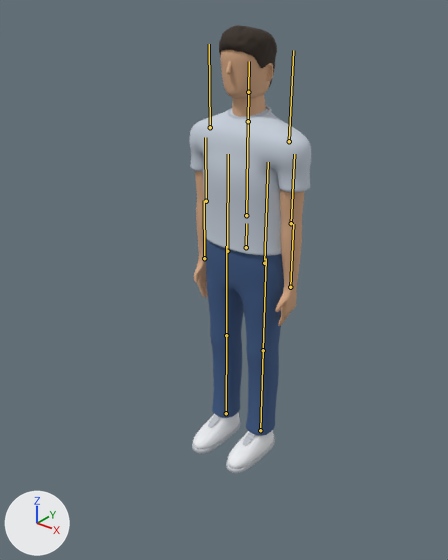
The glTF model public/assets/models/cafe-customer.glb, before and after one commit.
Before and after are seen from a camera (50 mm lens) standing at (1.316, -1.782, 1.853) and looking at (0.058, -0.209, 0.877). The lights are fixed; the arrows at lower left show +X, +Y and +Z. The picture after the commit comes second. The bones that bend it are drawn over the model as lines.

Objects in the first picture: 'MannequinBody'.
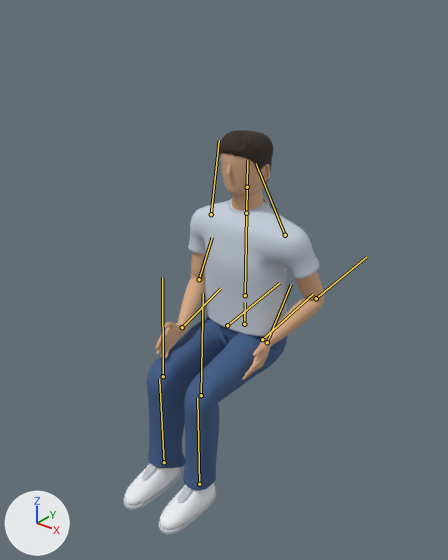
The newer file adds an action. The first version stands in its rest pose; the second is drawn at frame 18 of the action 'PushChair'.

Boxes (x1, y1, x2, y2) around the edits, measured in the pictures (448 x 560 px):
```json
{"object": "MannequinBody", "change": "posed", "before": [190, 25, 311, 473], "after": [123, 130, 325, 535], "on screen": "66% wider, 10% shorter"}
{"bone": "Hips", "before": "(246, 247) to (246, 223)", "after": "(244, 324) to (245, 302)"}
{"bone": "LeftArm", "before": "(210, 127) to (209, 44)", "after": "(211, 214) to (219, 140)"}
{"bone": "LeftForeArm", "before": "(206, 201) to (205, 137)", "after": "(199, 279) to (212, 237)"}
{"bone": "LeftHand", "before": "(204, 258) to (204, 200)", "after": "(182, 327) to (220, 288)"}
{"bone": "RightArm", "before": "(289, 141) to (293, 50)", "after": "(285, 235) to (256, 163)"}
{"bone": "RightForeArm", "before": "(291, 223) to (294, 154)", "after": "(316, 298) to (366, 257)"}
{"bone": "RightHand", "before": "(290, 287) to (293, 224)", "after": "(267, 342) to (291, 284)"}
{"bone": "LeftLeg", "before": "(227, 251) to (228, 154)", "after": "(227, 325) to (279, 283)"}
{"bone": "LeftLowerLeg", "before": "(226, 335) to (226, 246)", "after": "(163, 376) to (162, 277)"}
{"bone": "LeftFoot", "before": "(226, 413) to (226, 335)", "after": "(164, 462) to (159, 379)"}
{"bone": "RightLeg", "before": "(264, 263) to (268, 162)", "after": "(262, 339) to (313, 294)"}
{"bone": "RightLowerLeg", "before": "(263, 350) to (266, 258)", "after": "(201, 395) to (203, 293)"}
{"bone": "RightFoot", "before": "(260, 430) to (263, 350)", "after": "(199, 484) to (197, 398)"}
```

The change, as JSON lines over the scene's bpy script:
```json
{"block": "bone_hips", "where": "bone_hips = bpy.data.objects['CafeMannequin'].pose.bones['Hips']"}
{"op": "set", "path": "bone_hips.location", "old": "(0.0, 0.0, 0.0)", "new": "(0.0, -0.34, 0.0)"}
{"block": "bone_leftarm", "where": "bone_leftarm = bpy.data.objects['CafeMannequin'].pose.bones['LeftArm']  # child of 'Spine'"}
{"op": "set", "path": "bone_leftarm.rotation_quaternion", "old": "(1.0, 0.0, 0.0, 0.0)", "new": "(0.998, -0.053, 0.004, -0.03)", "note": "degrees (0, 0, 0) -> degrees (-6, 0, -3)"}
{"block": "bone_leftforearm", "where": "bone_leftforearm = bpy.data.objects['CafeMannequin'].pose.bones['LeftForeArm']  # child of 'LeftArm'"}
{"op": "set", "path": "bone_leftforearm.rotation_quaternion", "old": "(1.0, 0.0, 0.0, 0.0)", "new": "(0.85, -0.47, 0.023, 0.237)", "note": "degrees (0, 0, 0) -> degrees (-55, 15, 23)"}
{"block": "bone_lefthand", "where": "bone_lefthand = bpy.data.objects['CafeMannequin'].pose.bones['LeftHand']  # child of 'LeftForeArm'"}
{"op": "set", "path": "bone_lefthand.rotation_quaternion", "old": "(1.0, 0.0, 0.0, 0.0)", "new": "(0.976, -0.095, 0.0, -0.195)", "note": "degrees (0, 0, 0) -> degrees (-11, -2, -22)"}
{"block": "bone_rightarm", "where": "bone_rightarm = bpy.data.objects['CafeMannequin'].pose.bones['RightArm']  # child of 'Spine'"}
{"op": "set", "path": "bone_rightarm.rotation_quaternion", "old": "(1.0, 0.0, 0.0, 0.0)", "new": "(0.98, 0.139, 0.011, 0.142)", "note": "degrees (0, 0, 0) -> degrees (16, -1, 16)"}
{"block": "bone_rightforearm", "where": "bone_rightforearm = bpy.data.objects['CafeMannequin'].pose.bones['RightForeArm']  # child of 'RightArm'"}
{"op": "set", "path": "bone_rightforearm.rotation_quaternion", "old": "(1.0, 0.0, 0.0, 0.0)", "new": "(0.778, -0.526, -0.025, -0.343)", "note": "degrees (0, 0, 0) -> degrees (-61, -24, -34)"}
{"block": "bone_righthand", "where": "bone_righthand = bpy.data.objects['CafeMannequin'].pose.bones['RightHand']  # child of 'RightForeArm'"}
{"op": "set", "path": "bone_righthand.rotation_quaternion", "old": "(1.0, 0.0, 0.0, 0.0)", "new": "(0.962, -0.025, 0.077, 0.262)", "note": "degrees (0, 0, 0) -> degrees (0, 9, 30)"}
{"block": "bone_leftleg", "where": "bone_leftleg = bpy.data.objects['CafeMannequin'].pose.bones['LeftLeg']  # child of 'Hips'"}
{"op": "set", "path": "bone_leftleg.rotation_quaternion", "old": "(1.0, 0.0, 0.0, 0.0)", "new": "(0.752, -0.66, 0.0, 0.0)", "note": "degrees (0, 0, 0) -> degrees (-83, 0, 0)"}
{"block": "bone_leftlowerleg", "where": "bone_leftlowerleg = bpy.data.objects['CafeMannequin'].pose.bones['LeftLowerLeg']  # child of 'LeftLeg'"}
{"op": "set", "path": "bone_leftlowerleg.rotation_quaternion", "old": "(1.0, 0.0, 0.0, 0.0)", "new": "(0.768, 0.641, 0.0, 0.0)", "note": "degrees (0, 0, 0) -> degrees (80, 0, 0)"}
{"block": "bone_leftfoot", "where": "bone_leftfoot = bpy.data.objects['CafeMannequin'].pose.bones['LeftFoot']  # child of 'LeftLowerLeg'"}
{"op": "set", "path": "bone_leftfoot.rotation_quaternion", "old": "(1.0, 0.0, 0.0, 0.0)", "new": "(1.0, 0.025, 0.0, 0.0)", "note": "degrees (0, 0, 0) -> degrees (3, 0, 0)"}
{"block": "bone_rightleg", "where": "bone_rightleg = bpy.data.objects['CafeMannequin'].pose.bones['RightLeg']  # child of 'Hips'"}
{"op": "set", "path": "bone_rightleg.rotation_quaternion", "old": "(1.0, 0.0, 0.0, 0.0)", "new": "(0.752, -0.66, 0.0, 0.0)", "note": "degrees (0, 0, 0) -> degrees (-83, 0, 0)"}
{"block": "bone_rightlowerleg", "where": "bone_rightlowerleg = bpy.data.objects['CafeMannequin'].pose.bones['RightLowerLeg']  # child of 'RightLeg'"}
{"op": "set", "path": "bone_rightlowerleg.rotation_quaternion", "old": "(1.0, 0.0, 0.0, 0.0)", "new": "(0.768, 0.641, 0.0, 0.0)", "note": "degrees (0, 0, 0) -> degrees (80, 0, 0)"}
{"block": "bone_rightfoot", "where": "bone_rightfoot = bpy.data.objects['CafeMannequin'].pose.bones['RightFoot']  # child of 'RightLowerLeg'"}
{"op": "set", "path": "bone_rightfoot.rotation_quaternion", "old": "(1.0, 0.0, 0.0, 0.0)", "new": "(1.0, 0.025, 0.0, 0.0)", "note": "degrees (0, 0, 0) -> degrees (3, 0, 0)"}
```
